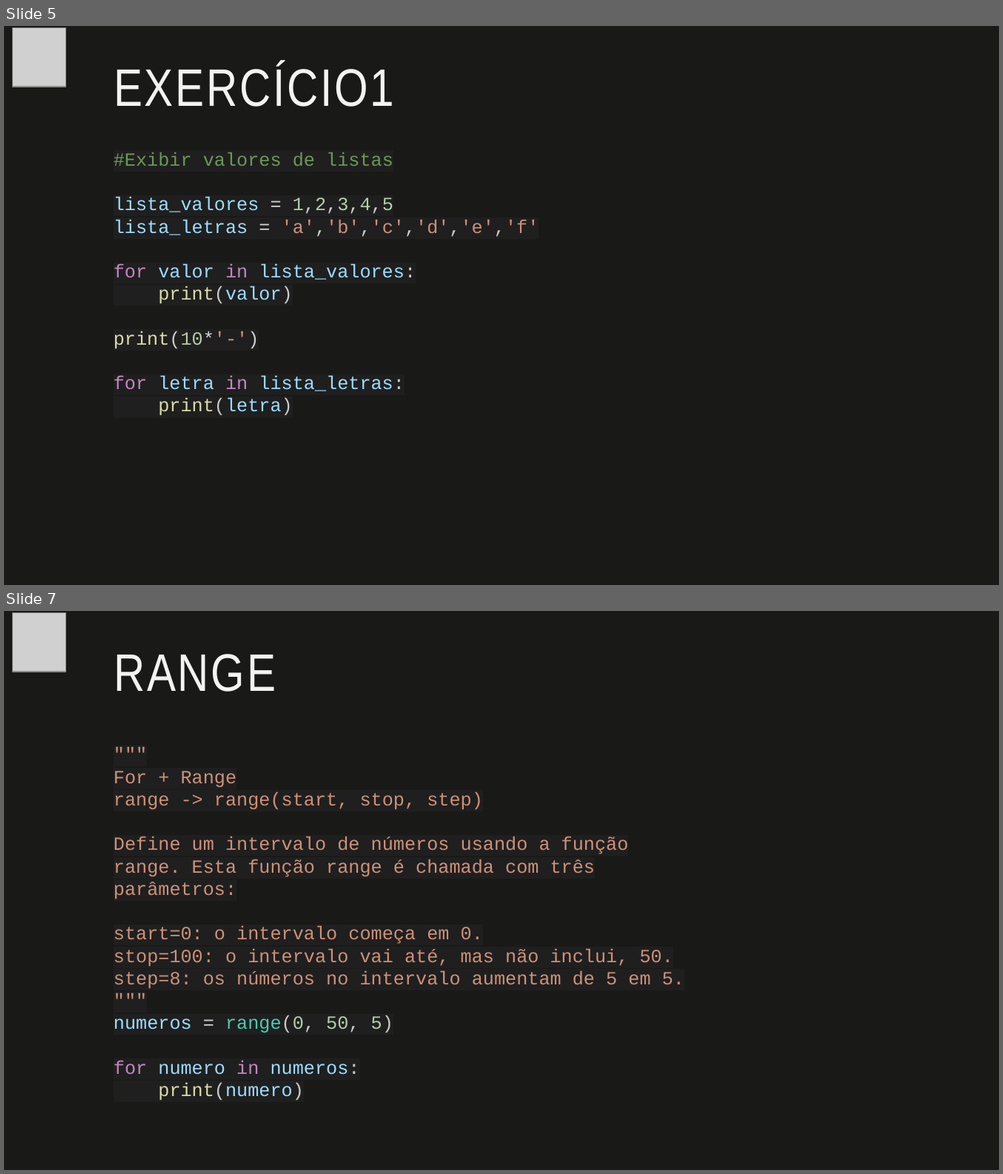
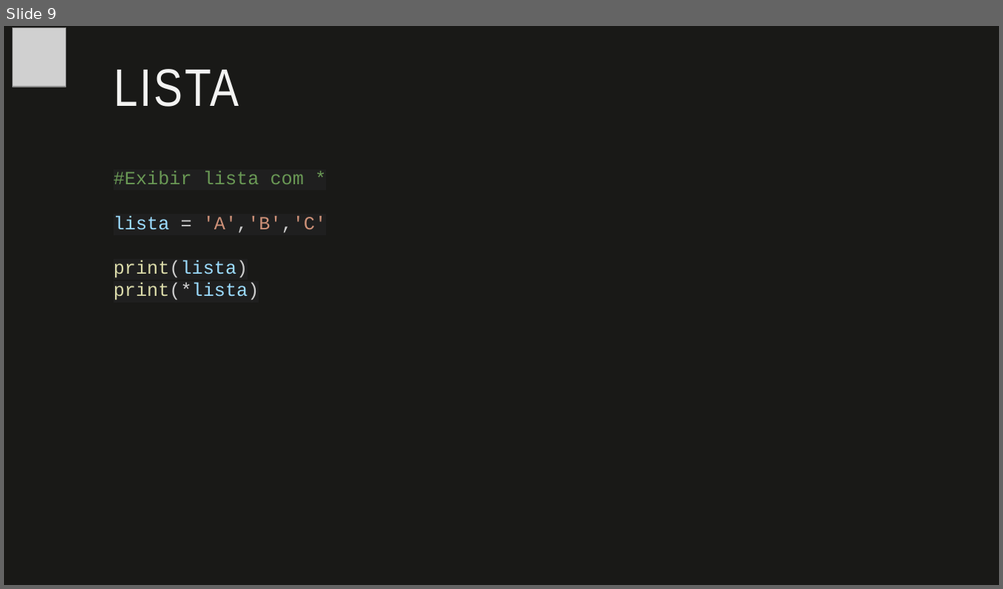
Before and after one commit to fabio-sudo/PythonCurso, a slide deck: Python_Dev/Material Python/9 - Metodos Uteis em Python.pptx. Shown one above the other, each under a label of ours: slides 5 and 7 before the commit, slide 9 after it; the slides between them are not shown. The pictures are 1003x1174 and 1003x589 pixels, drawn with LibreOffice and Linux fonts; fonts in the diff are those of the drawing; grey boxes stand for pictures. Boxes give left, top, right and bottom in pixels: in the first picture for what was removed or moved away, otherwise in the second. Text is boxed around its words. In the diff, an @@ line names an element or a change of style, - is before the commit and + after.

```diff
--- a/Python_Dev/Material Python/9 - Metodos Uteis em Python.pptx
+++ b/Python_Dev/Material Python/9 - Metodos Uteis em Python.pptx
@@ slide 7 removed at [4, 611, 999, 1170], background #191917 @@
@@ picture removed at [12, 612, 66, 672] @@
@@ title removed at [114, 654, 276, 692] @@
-RANGE
@@ text removed at [114, 771, 684, 1075] @@
-"""
-For + Range
-range -> range(start, stop, step)
-Define um intervalo de números usando a função range. Esta função range é chamada com três parâmetros:
-start=0: o intervalo começa em 0.
-stop=100: o intervalo vai até, mas não inclui, 50.
-step=8: os números no intervalo aumentam de 5 em 5.
-"""
-numeros = range(0, 50, 5)
-for numero in numeros:
-print(numero)
@@ what was slide 5 is now slide 9 @@
@@ slide 9 changed as well @@
@@ title at [114, 69, 239, 107]: text changed @@
-EXERCÍCIO1
+LISTA
@@ text removed at [114, 153, 539, 416] @@
-#Exibir valores de listas
-lista_valores = 1,2,3,4,5
-lista_letras = 'a','b','c','d','e','f'
-for valor in lista_valores:
-print(valor)
-print(10*'-')
-for letra in lista_letras:
-print(letra)
@@ text added at [114, 171, 326, 301], 18 pt, text #6A9955 @@
+#Exibir lista com *
+lista = 'A','B','C'
+print(lista)
+print(*lista)
```
Also in this commit, not shown: 11 slides added, 21 other slides removed, 8 other files.
